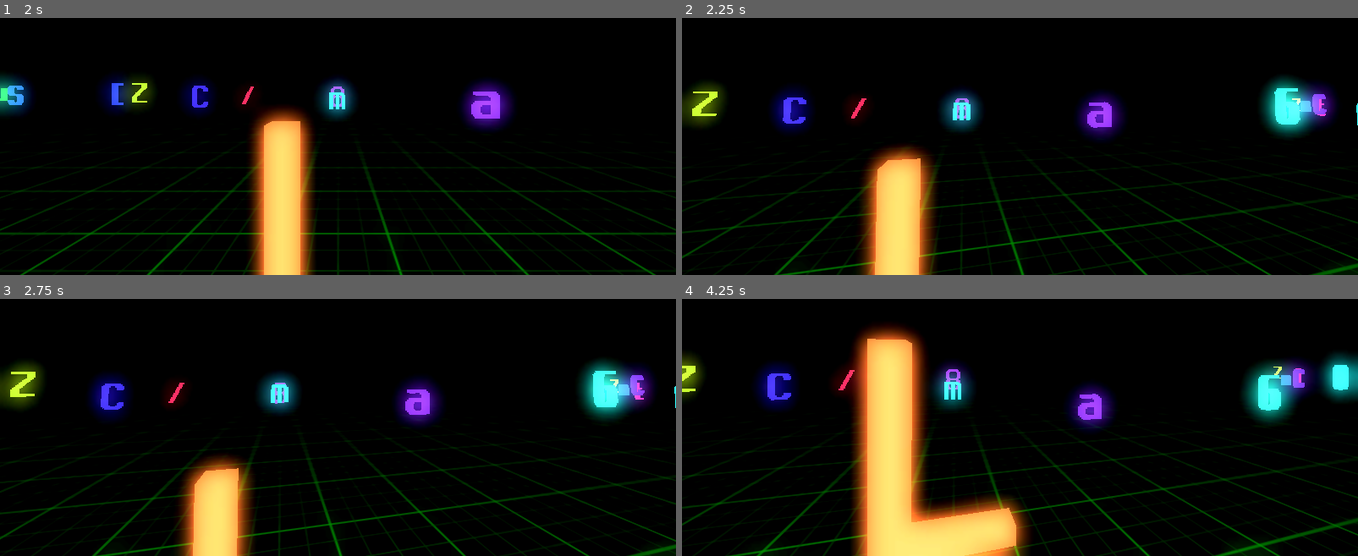
Above: before the commit, frames 1-4 (two rows, left to right).
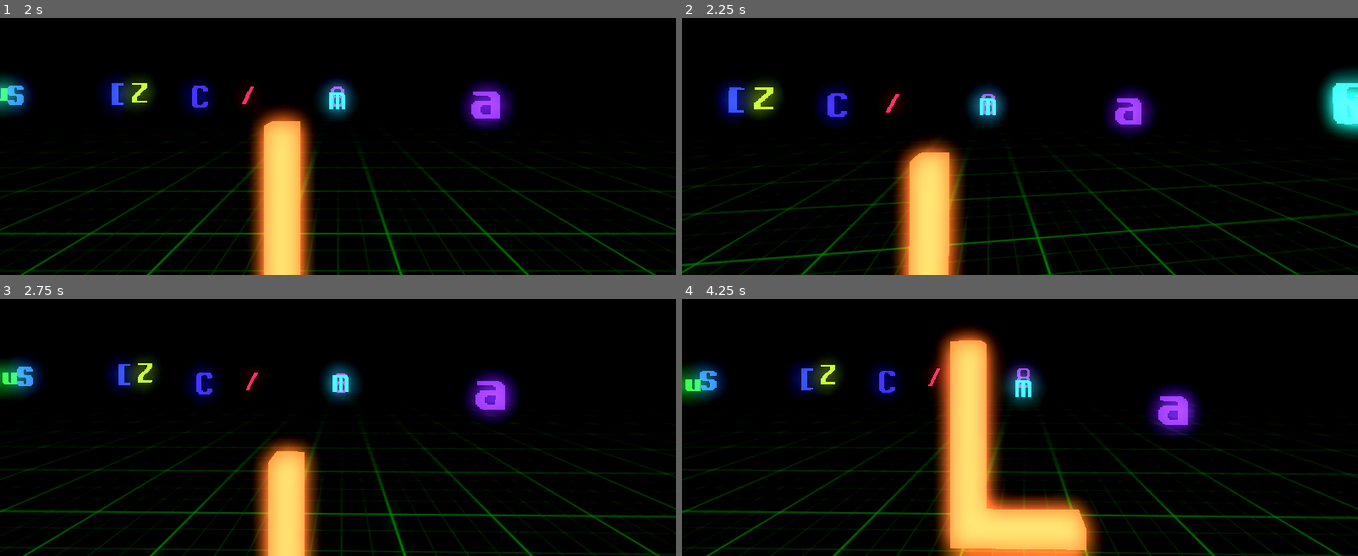
Above: after the commit, the same moments.

Repository: OneHoopyFrood/RoboKitty3D
Game: Godot game, scene res://World/World.tscn
Two runs of this game, one before a commit and one after it. Both use one fixed random seed, a clock stepped at 60 frames per second and the inputs below.
Inputs (mouse positions are in pixels of both pictures, inside the frame that each line leads up to):
- Up to frame 1 (2 s): move the mouse to (371, 84) at 0.52 s; hold Ctrl (look) 0.53-1.28 s; hold W (move_forward) from 0.53 s (still down); click (371, 84) at 0.67 s; move the mouse to (304, 87) at 1.27 s; tap Ctrl (look) at 1.35 s
- Up to frame 2 (2.25 s): keep holding W (move_forward); move the mouse to (1033, 79) at 2.02 s; hold Ctrl (look) from 2.03 s (still down)
- Up to frame 3 (2.75 s): keep holding W (move_forward); keep holding Ctrl (look)
- Up to frame 4 (4.25 s): keep holding W (move_forward); move the mouse to (1013, 373) at 2.77 s; release Ctrl (look) at 2.78 s; tap Ctrl (look) at 2.85 s; click (1013, 373) at 2.92 s; move the mouse to (1067, 370) at 3.52 s; hold Ctrl (look) from 3.53 s (still down)

Frame 1 is identical in both runs. In frame 2, 22% of the frame differs, in the area x 0-100%, y 20-100%; in frame 3, 22%; in frame 4, 34%, in the area x 0-100%, y 9-100%.

Commit message:
Add error sound effect and enhance player interaction animations

Diff:
--- a/Player/Player.gd
+++ b/Player/Player.gd
@@ -8,6 +8,7 @@
 
 @export var dialog_ui_path: NodePath
 @export var select_sfx_stream: AudioStream
+@export var error_sfx_stream: AudioStream
 
 var cam: Camera3D
 var shape: CollisionShape3D
@@ -17,6 +18,7 @@
 
 # Movement
 var is_moving: bool = false
+var is_animating: bool = false # Blocks input during animations
 var move_dir: Vector3 = Vector3.ZERO
 var target_position: Vector3 = Vector3.ZERO
 var start_position: Vector3 = Vector3.ZERO # Grid-aligned position at movement start
@@ -24,6 +26,7 @@
 var _tween: Tween
 var _dialog_ui: Node = null
 var _sfx: AudioStreamPlayer = null
+var _error_sfx: AudioStreamPlayer = null
 
 const symbol_group = "symbol"
 
@@ -47,6 +50,12 @@
   add_child(_sfx)
   if select_sfx_stream:
     _sfx.stream = select_sfx_stream
+
+  # Error SFX player
+  _error_sfx = AudioStreamPlayer.new()
+  add_child(_error_sfx)
+  if error_sfx_stream:
+    _error_sfx.stream = error_sfx_stream
 
 func _input(event):
   if event is InputEventMouseMotion:
@@ -64,28 +73,41 @@
     _toggle_mouse_capture()
     return
 
-  if not is_moving:
+  if not is_moving and not is_animating:
     if Input.is_action_just_pressed("move_left"):
       turn_left()
     elif Input.is_action_just_pressed("move_right"):
       turn_right()
     else:
-      # Try interaction on a *fresh* forward press
-      # NOTE: Interactions only trigger on intentional bumps (standing -> just_pressed).
+      # Interactions only trigger on intentional bumps (standing -> just_pressed).
       # Walking into symbols (action_pressed while moving) should collide naturally
       # without triggering interaction.
       if Input.is_action_just_pressed("move_forward"):
+        # Intentional tap: interact or error
         var symbol = _try_bump_interact()
         if symbol:
-          # interacted; do not move
           _on_bumped_symbol(symbol)
+        elif _is_path_blocked(-transform.basis.z):
+          if _error_sfx and _error_sfx.stream:
+            _error_sfx.play()
         else:
           start_move(-transform.basis.z)
-      # Holding W for zoom should still step repeatedly when not interacting
       elif Input.is_action_pressed("move_forward"):
-        start_move(-transform.basis.z)
+        # Held walk: crash into symbol, stop silently at walls
+        var symbol = _try_bump_interact()
+        if symbol:
+          _do_brake_animation()
+        elif not _is_path_blocked(-transform.basis.z):
+          start_move(-transform.basis.z)
+      elif Input.is_action_just_pressed("move_back"):
+        if _is_path_blocked(transform.basis.z):
+          if _error_sfx and _error_sfx.stream:
+            _error_sfx.play()
+        else:
+          start_move(transform.basis.z)
       elif Input.is_action_pressed("move_back"):
-        start_move(transform.basis.z)
+        if not _is_path_blocked(transform.basis.z):
+          start_move(transform.basis.z)
 
   # Mouse look
   if Input.is_action_pressed("look"):
@@ -110,12 +132,7 @@
 
     if move_dir.dot(target_position - global_transform.origin) <= 0:
       is_moving = false
-      _snap_to_grid() # Snap to grid after completing move
-    elif velocity == Vector3.ZERO:
-      #print("Hit something")
-      position = start_position # Return to grid-aligned start position
-      is_moving = false
-      # No need to snap - start_position is already grid-aligned
+      _snap_to_grid()
     # else still moving
   else:
     # If we’re not moving, ensure velocity is zero
@@ -194,6 +211,56 @@
   snapped_pos.z = round(snapped_pos.z / step_size) * step_size
   global_transform.origin = snapped_pos
 
+func _do_bump_bounce() -> void:
+  # Bounce animation: slight forward movement, then hop backward with camera shake
+  is_animating = true
+
+  var fwd = - transform.basis.z
+  fwd.y = 0
+  fwd = fwd.normalized()
+
+  var start_pos = global_transform.origin
+  var forward_pos = start_pos + fwd * (step_size * 0.15) # Move 15% forward
+
+  # Animate player body
+  var body_tween = create_tween()
+  body_tween.tween_property(self , "global_position", forward_pos, 0.08)
+  body_tween.tween_property(self , "global_position", start_pos, 0.15).set_trans(Tween.TRANS_BACK).set_ease(Tween.EASE_OUT)
+
+  # Re-enable input after animation completes
+  body_tween.finished.connect(func(): is_animating = false)
+
+  # Camera shake
+  var original_cam_pos = cam.position
+  var shake_tween = create_tween()
+  shake_tween.tween_property(cam, "position", original_cam_pos + Vector3(randf_range(-0.05, 0.05), randf_range(-0.05, 0.05), randf_range(-0.05, 0.05)), 0.05)
+  shake_tween.tween_property(cam, "position", original_cam_pos + Vector3(randf_range(-0.03, 0.03), randf_range(-0.03, 0.03), 0), 0.05)
+  shake_tween.tween_property(cam, "position", original_cam_pos, 0.1).set_trans(Tween.TRANS_BACK).set_ease(Tween.EASE_OUT)
+
+func _do_brake_animation() -> void:
+  # Brake animation: camera lurches forward and down like sudden deceleration, then snaps back
+  is_animating = true
+
+  var original_cam_pos = cam.position
+  var original_cam_rot = cam.rotation_degrees
+
+  # Lurch forward and tilt down
+  var lurch_pos = original_cam_pos + Vector3(0, -0.1, -0.2) # Down and forward
+  var lurch_rot = original_cam_rot + Vector3(8, 0, 0) # Tilt down
+
+  var brake_tween = create_tween()
+  brake_tween.set_parallel(true)
+  # Quick lurch
+  brake_tween.tween_property(cam, "position", lurch_pos, 0.1).set_ease(Tween.EASE_OUT)
+  brake_tween.tween_property(cam, "rotation_degrees", lurch_rot, 0.1).set_ease(Tween.EASE_OUT)
+  # Snap back
+  brake_tween.chain().set_parallel(true)
+  brake_tween.tween_property(cam, "position", original_cam_pos, 0.15).set_trans(Tween.TRANS_BACK).set_ease(Tween.EASE_OUT)
+  brake_tween.tween_property(cam, "rotation_degrees", original_cam_rot, 0.15).set_trans(Tween.TRANS_BACK).set_ease(Tween.EASE_OUT)
+
+  # Re-enable input after animation completes
+  brake_tween.finished.connect(func(): is_animating = false)
+
 func _try_bump_interact() -> Node:
   # Cast one cell ahead on a horizontal line from player center
   var from := global_transform.origin + Vector3(0, eye_height * 0.5, 0)
@@ -209,11 +276,34 @@
 
   if hit.size() > 0 and hit.has("collider") and hit.collider:
     var col: Node = hit.collider
-    if col.is_in_group(symbol_group):
-      return col
+    # The collider is typically ColliderBody (StaticBody3D), parent is the Symbol
+    var parent = col.get_parent()
+    if parent and parent is Symbol:
+      return parent
   return null
 
+func _is_path_blocked(direction: Vector3) -> bool:
+  # Check if moving in this direction would hit something
+  var from := global_transform.origin + Vector3(0, eye_height * 0.5, 0)
+  var fwd := direction
+  fwd.y = 0
+  fwd = fwd.normalized()
+  var to := from + fwd * (step_size * 0.95)
+
+  var space := get_world_3d().direct_space_state
+  var query := PhysicsRayQueryParameters3D.create(from, to)
+  query.exclude = [ self ]
+  var hit := space.intersect_ray(query)
+
+  return hit.size() > 0
+
 func _on_bumped_symbol(symbol: Node) -> void:
+  # Log interaction
+  print_debug("Bumped symbol: ", symbol.name)
+
+  # Bounce off the symbol
+  _do_bump_bounce()
+
   # Play sfx
   if _sfx and _sfx.stream:
     _sfx.play()
--- a/Player/Player.tscn
+++ b/Player/Player.tscn
@@ -1,15 +1,19 @@
-[gd_scene load_steps=3 format=3 uid="uid://dml8klxtt80hf"]
+[gd_scene format=3 uid="uid://dml8klxtt80hf"]
 
-[ext_resource type="Script" uid="uid://c0dqsato0i30x" path="res://Player/player.gd" id="1_3qydi"]
+[ext_resource type="Script" uid="uid://c0dqsato0i30x" path="res://Player/Player.gd" id="1_3qydi"]
+[ext_resource type="AudioStream" uid="uid://crcy0ak1blsn5" path="res://Assets/sfx/cubeselect.wav" id="2_tok1r"]
+[ext_resource type="AudioStream" uid="uid://cf2i00qswr1wd" path="res://Assets/sfx/wahmp.wav" id="3_ddoul"]
 
 [sub_resource type="BoxShape3D" id="BoxShape3D_uu6xs"]
 
-[node name="Player" type="CharacterBody3D"]
+[node name="Player" type="CharacterBody3D" unique_id=996109789]
 script = ExtResource("1_3qydi")
+select_sfx_stream = ExtResource("2_tok1r")
+error_sfx_stream = ExtResource("3_ddoul")
 
-[node name="FPV" type="Camera3D" parent="."]
+[node name="FPV" type="Camera3D" parent="." unique_id=1322493754]
 
-[node name="DirectionalLight3D" type="DirectionalLight3D" parent="FPV"]
+[node name="DirectionalLight3D" type="DirectionalLight3D" parent="FPV" unique_id=707281527]
 visible = false
 light_color = Color(0.205117, 0.205117, 0.205117, 1)
 light_energy = 0.91
@@ -17,5 +21,5 @@
 light_bake_mode = 0
 shadow_enabled = true
 
-[node name="HitBox" type="CollisionShape3D" parent="."]
+[node name="HitBox" type="CollisionShape3D" parent="." unique_id=1890066223]
 shape = SubResource("BoxShape3D_uu6xs")
--- a/World/World.tscn
+++ b/World/World.tscn
@@ -50,15 +50,15 @@
 stream_1/stream = ExtResource("5_04mge")
 stream_2/stream = ExtResource("6_eue43")
 
-[node name="World" type="Node3D"]
+[node name="World" type="Node3D" unique_id=667061703]
 script = ExtResource("1_y6flb")
 
-[node name="Player" parent="." instance=ExtResource("2_g376h")]
+[node name="Player" parent="." unique_id=968952245 instance=ExtResource("2_g376h")]
 
-[node name="WorldEnvironment" type="WorldEnvironment" parent="."]
+[node name="WorldEnvironment" type="WorldEnvironment" parent="." unique_id=709112638]
 environment = SubResource("Environment_js7pq")
 
-[node name="OmniLight3D" type="OmniLight3D" parent="."]
+[node name="OmniLight3D" type="OmniLight3D" parent="." unique_id=1718981289]
 transform = Transform3D(1, 0, 0, 0, 1, 0, 0, 0, 1, 0, 10, 0)
 visible = false
 light_energy = 0.15
@@ -68,30 +68,31 @@
 omni_range = 4096.0
 omni_attenuation = 0.0
 
-[node name="Boundry" type="StaticBody3D" parent="."]
+[node name="Boundry" type="StaticBody3D" parent="." unique_id=665446268]
 
-[node name="Wall1" type="CollisionShape3D" parent="Boundry"]
+[node name="Wall1" type="CollisionShape3D" parent="Boundry" unique_id=1333183612]
 transform = Transform3D(1, 0, 0, 0, 1, 0, 0, 0, 1, 0, 1, -25)
 shape = SubResource("WorldBoundaryShape3D_y6flb")
 
-[node name="Wall2" type="CollisionShape3D" parent="Boundry"]
+[node name="Wall2" type="CollisionShape3D" parent="Boundry" unique_id=1464596147]
 transform = Transform3D(-1, 0, 8.74228e-08, 0, 1, 0, -8.74228e-08, 0, -1, 0, 1, 25)
 shape = SubResource("WorldBoundaryShape3D_il6x7")
 
-[node name="Wall3" type="CollisionShape3D" parent="Boundry"]
+[node name="Wall3" type="CollisionShape3D" parent="Boundry" unique_id=1132544913]
 transform = Transform3D(-4.37114e-08, 0, 1, 0, 1, 0, -1, 0, -4.37114e-08, -25, 1, 0)
 shape = SubResource("WorldBoundaryShape3D_il6x7")
 
-[node name="Wall4" type="CollisionShape3D" parent="Boundry"]
+[node name="Wall4" type="CollisionShape3D" parent="Boundry" unique_id=111304540]
 transform = Transform3D(-4.37114e-08, 0, -1, 0, 1, 0, 1, 0, -4.37114e-08, 25, 1, 0)
 shape = SubResource("WorldBoundaryShape3D_il6x7")
 
-[node name="FloorBoundry" type="CollisionShape3D" parent="Boundry"]
+[node name="FloorBoundry" type="CollisionShape3D" parent="Boundry" unique_id=2118913691]
 visible = false
 shape = SubResource("WorldBoundaryShape3D_mlekv")
 
-[node name="FloorSolid" type="MeshInstance3D" parent="Boundry"]
+[node name="FloorSolid" type="MeshInstance3D" parent="Boundry" unique_id=1482360944]
 mesh = SubResource("PlaneMesh_il6x7")
 
-[node name="BackgroundMusic" type="AudioStreamPlayer" parent="."]
+[node name="BackgroundMusic" type="AudioStreamPlayer" parent="." unique_id=1030709042]
 stream = SubResource("AudioStreamRandomizer_cf1t6")
+autoplay = true
Not shown: 1 places in World/World.tscn that only renumber resources
Not shown, changed: Assets/sfx/cubeselect.wav
Not shown, changed: Assets/sfx/wahmp.wav
